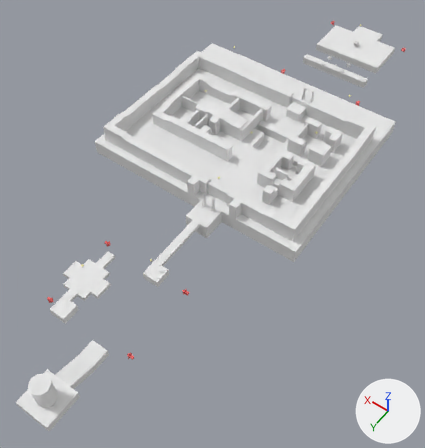
The Blender file etc/blend/levels/Level5.blend: old version first, new version second.
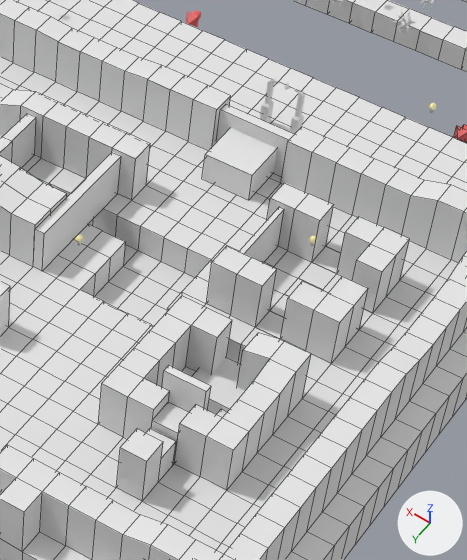
The first picture shows the older version from a camera (50 mm lens) standing at (-26.5, 80.1, 53.4) and looking at (0.5, 42.4, -5.9). The close-ups show both versions on the part from 54% to 84% of the width and 15% to 49% of the height of that picture; other places that the commit changed are outside them. Arrows for +X, +Y and +Z are at lower right; the lights stay in place. The close-ups show mesh edges as thin lines.

In view in the first close-up: 'Checkpoint', 'Crate', 'Level5_b10', 'Level5_b12', 'Level5_b13', 'Level5_b15', 'Level5_b16', 'Level5_b17', 'Level5_b18', 'Level5_b20', 'Level5_b3', 'Level5_b7'.
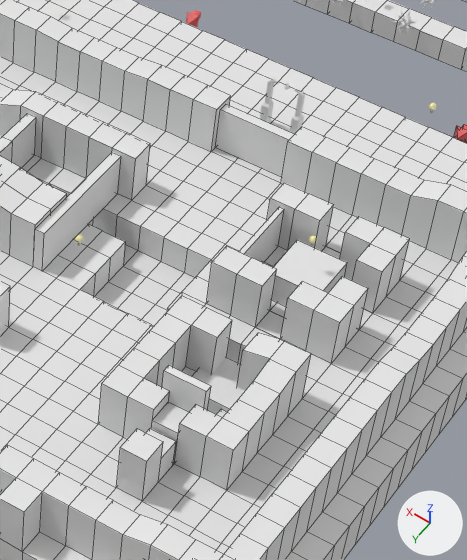
Where the change shows, as pixel boxes [x1, y1, x2, y2] in the close-ups (467 x 560 px):
'Level5_b20', moved (not visible afterwards)
    before: [202, 128, 277, 200]
'Level5_b21', added
    after: [272, 240, 347, 307]

The change, as a diff of the scene's bpy script:
```diff
--- a/etc/blend/levels/Level5.blend.py
+++ b/etc/blend/levels/Level5.blend.py
@@ me_level5_b21 @@
+me_level5_b21.from_pydata(...)  # a box spanning x -1.0..1.0, y -1.0..1.0, z -0.5..0.7
+me_level5_b21.materials.append(mat_level5_b4_m0)  # its picture is missing
@@ ob_level5_b20 @@
 ob_level5_b20 = bpy.data.objects.new('Level5_b20', me_level5_b20)
-ob_level5_b20.location = (-0.5, 24.5, 0.5)
+ob_level5_b20.location = (-0.5, 48.5, 0.5)
@@ ob_level5_b21 @@
+ob_level5_b21 = bpy.data.objects.new('Level5_b21', me_level5_b21)
+ob_level5_b21.location = (-5.5, 28.5, 0.5)
```
